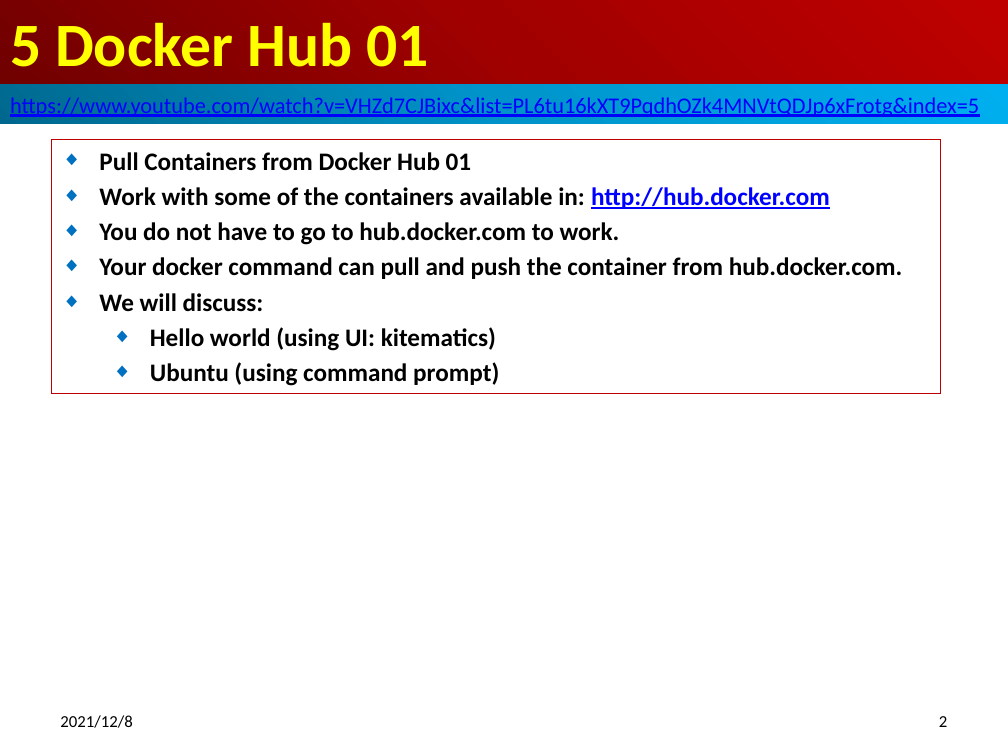
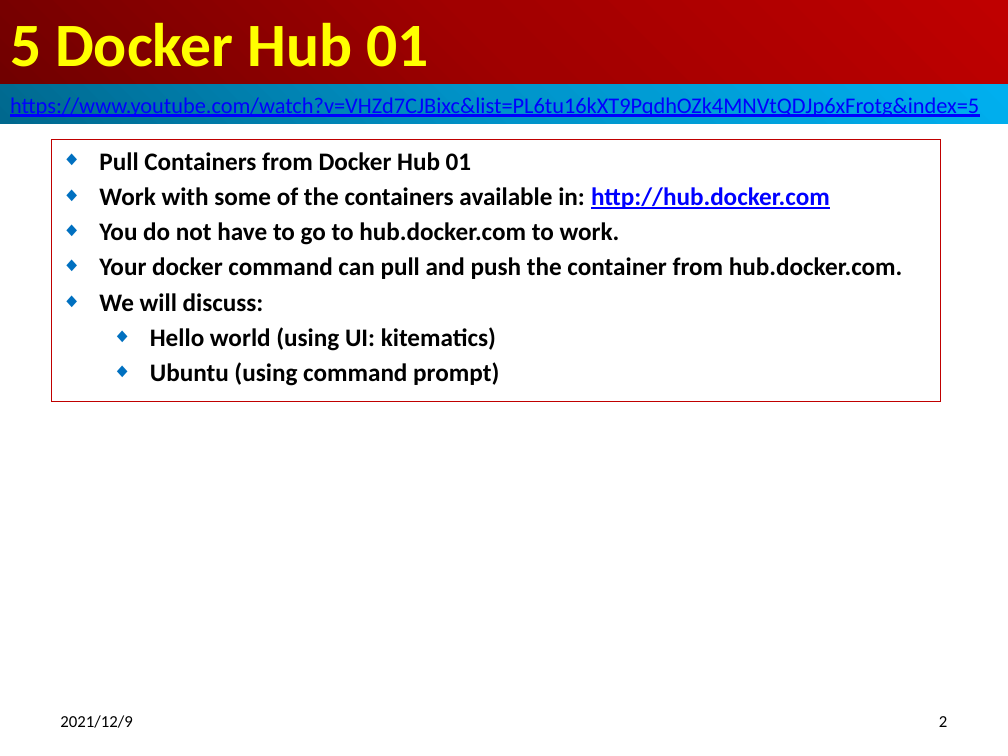
Before and after one commit to peterhchen/800-Docker, a slide deck: slide 2 of 05_DockerHub01.pptx. Drawn at 1008x756 pixels with LibreOffice and Linux fonts; fonts in the diff are those of the drawing. Boxes give left, top, right and bottom in pixels: in the first picture for what was removed or moved away, otherwise in the second. Text is boxed around its words. In the diff, an @@ line names an element or a change of style, - is before the commit and + after.

```diff
--- a/05_DockerHub01.pptx
+++ b/05_DockerHub01.pptx
@@ subtitle "Pull Containers from Docker Hub ...": place and size @@
-subtitle "Pull Containers from Docker Hub ..." at (51, 140, 940, 394)
+subtitle "Pull Containers from Docker Hub ..." at (51, 140, 940, 402)
@@ text at (60, 715, 132, 728): text changed @@
-2021/12/8
+2021/12/9
```
Also in this commit, not shown: 9 other slides changed, 3 other files.
